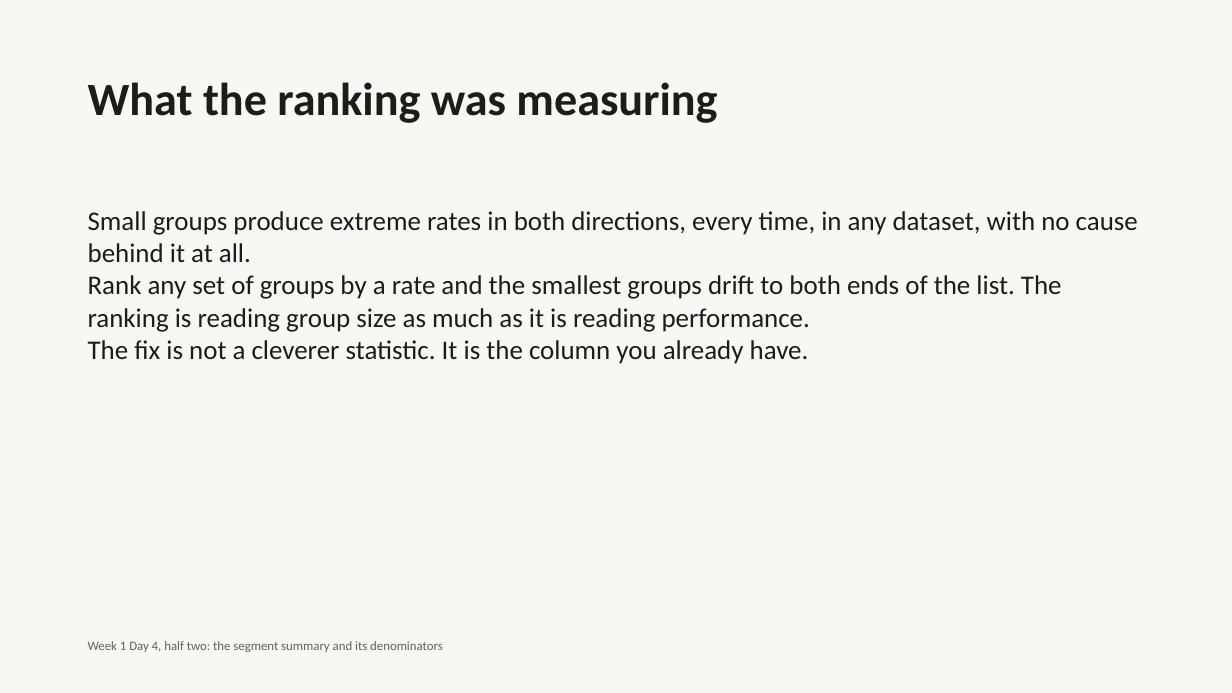
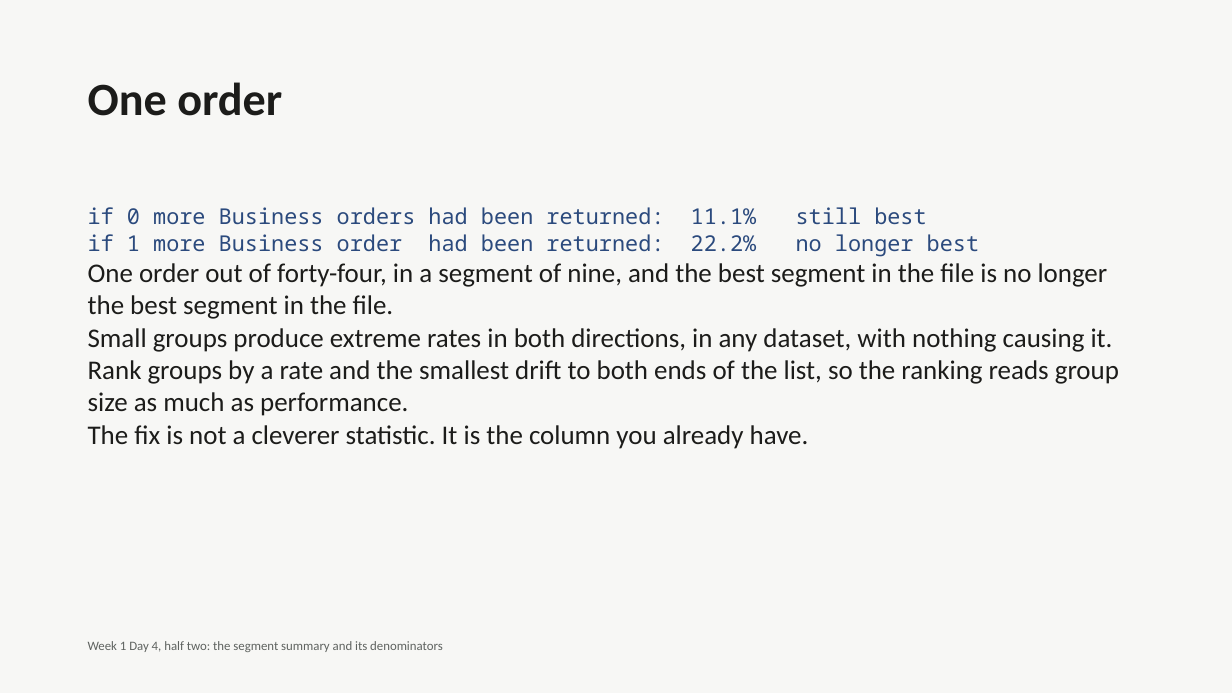
Before and after one commit to fde-academy-lab/c2-content-factory, a slide deck: slide 22 of content/W01/D4/C2_W01_D04_deck_half2_STUDENT.pptx (slide 21 before the commit). Drawn at 1232x693 pixels with LibreOffice and Linux fonts; fonts in the diff are those of the drawing. Boxes give left, top, right and bottom in pixels: in the first picture for what was removed or moved away, otherwise in the second. Text is boxed around its words. In the diff, an @@ line names an element or a change of style, - is before the commit and + after.

```diff
--- a/content/W01/D4/C2_W01_D04_deck_half2_STUDENT.pptx
+++ b/content/W01/D4/C2_W01_D04_deck_half2_STUDENT.pptx
@@ text at (88,82,282,116): text changed @@
-What the ranking was measuring
+One order
@@ text at (88,207,1119,416): text changed @@
-Small groups produce extreme rates in both directions, every time, in any dataset, with no cause behind it at all.
-Rank any set of groups by a rate and the smallest groups drift to both ends of the list. The ranking is reading group size as much as it is reading performance.
+if 0 more Business orders had been returned: 11.1% still best
+if 1 more Business order had been returned: 22.2% no longer best
+One order out of forty-four, in a segment of nine, and the best segment in the file is no longer the best segment in the file.
+Small groups produce extreme rates in both directions, in any dataset, with nothing causing it. Rank groups by a rate and the smallest drift to both ends of the list, so the ranking reads group size as much as performance.
```
Also in this commit, not shown: 25 other slides changed, 1 slide added, 24 other files.
